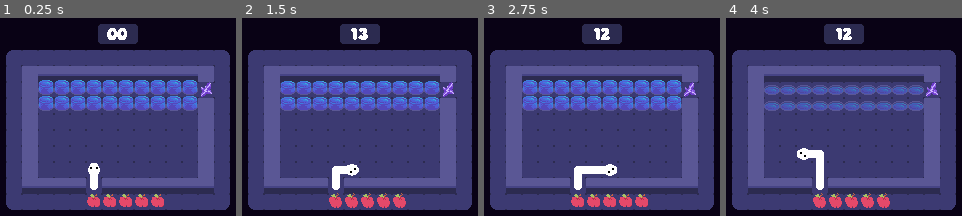
Above: before the commit, frames 1-4 (left to right).
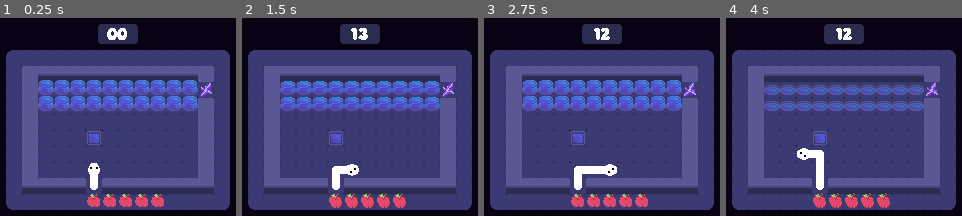
Above: after the commit, the same moments.

Repository: Evelyn-is-eepy/12dt-1---ouroborus
Game: Godot game, scene res://Scenes/Levels/level_4.tscn
The game is run twice, just before and just after one commit, with the same random seed, the same clock (stepped at 60 frames per second) and the same inputs. This scene is started directly instead of the project's main scene.
Inputs:
- Up to frame 1 (0.25 s): no input
- Up to frame 2 (1.5 s): tap Enter (ui_accept) at 0.5, 0.6, 0.77, 1.07, 1.35 s; hold D (move_right) 0.53-1.28 s; hold S (move_down) from 1.28 s (still down)
- Up to frame 3 (2.75 s): tap Enter (ui_accept) at 1.52, 1.82, 2.1 s; release S (move_down) at 2.03 s; hold D (move_right) from 2.03 s (still down)
- Up to frame 4 (4 s): tap R (restart) at 2.75 s; release D (move_right) at 2.78 s; hold W (move_up) 2.78-3.53 s; tap Enter (ui_accept) at 2.85, 3.02, 3.32, 3.6, 3.77 s; hold A (move_left) from 3.53 s (still down)

The runs differ from the first frame. In frame 1, 0.3% of the frame differs, in the area x 36-43%, y 57-65%; in frame 2, 0.3%, in the area x 36-50%, y 57-79%; in frame 3, 0.3%; in frame 4, 0.3%.

Commit message:
added buttons

Diff:
--- a/Scenes/Levels/level_4.tscn
+++ b/Scenes/Levels/level_4.tscn
@@ -7,6 +7,7 @@
 [ext_resource type="PackedScene" uid="uid://dl3kyh6bihalf" path="res://Scenes/crystal.tscn" id="5_slbhm"]
 [ext_resource type="PackedScene" uid="uid://dk1w3wbol1pyi" path="res://Scenes/button_wall.tscn" id="6_gsxik"]
 [ext_resource type="Environment" uid="uid://c8qpv2wh6f7ts" path="res://Assets/world_environment.tres" id="6_i5g5g"]
+[ext_resource type="PackedScene" uid="uid://mgmaiqnx8fky" path="res://Scenes/switch.tscn" id="7_3asqb"]
 [ext_resource type="TileSet" uid="uid://h8v5owr3q6dx" path="res://Assets/Tilesets/object_spawns.tres" id="7_3osng"]
 [ext_resource type="Texture2D" uid="uid://bpiri6nkn63on" path="res://Assets/Ouroboros level tileset.png" id="8_eb4ip"]
 [ext_resource type="PackedScene" uid="uid://btnrclj6kx4kb" path="res://Scenes/length_counter.tscn" id="9_keyqw"]
@@ -352,6 +353,7 @@
 apple_scene = ExtResource("4_3asqb")
 crystal_scene = ExtResource("5_slbhm")
 button_wall_scene = ExtResource("6_gsxik")
+switch_scene = ExtResource("7_3asqb")
 camera = NodePath("WorldEnvironment/Camera2D")
 length_ui = NodePath("WorldEnvironment/Camera2D/Control")
 
@@ -369,7 +371,7 @@
 metadata/_edit_use_anchors_ = true
 
 [node name="ObjectSpawnsLayer" type="TileMapLayer" parent="." unique_id=1626282959]
-tile_map_data = PackedByteArray("AAAMAAIAAAADAAEAAAAFAAcAAAA …(368 unchanged characters)… AAAIAAAAJAAIAAAAAAAIAAAAKAAIAAAAAAAIAAAA=")
+tile_map_data = PackedByteArray("AAAMAAIAAAADAAEAAAAFAAcAAAA …(368 unchanged characters)… AAAIAAAAJAAIAAAAAAAIAAAAKAAIAAAAAAAIAAAAFAAUAAAAAAAEAAAA=")
 tile_set = ExtResource("7_3osng")
 
 [node name="TerrainLayer" type="TileMapLayer" parent="." unique_id=887265732 groups=["terrain_and_hazards", "terrain_plus_hazards"]]
--- a/Scenes/Levels/level_base.tscn
+++ b/Scenes/Levels/level_base.tscn
@@ -9,6 +9,7 @@
 [ext_resource type="PackedScene" uid="uid://dl3kyh6bihalf" path="res://Scenes/crystal.tscn" id="5_614yd"]
 [ext_resource type="TileSet" uid="uid://h8v5owr3q6dx" path="res://Assets/Tilesets/object_spawns.tres" id="5_t8ai0"]
 [ext_resource type="PackedScene" uid="uid://dk1w3wbol1pyi" path="res://Scenes/button_wall.tscn" id="6_ouscj"]
+[ext_resource type="PackedScene" uid="uid://mgmaiqnx8fky" path="res://Scenes/switch.tscn" id="7_ls6f5"]
 [ext_resource type="PackedScene" uid="uid://btnrclj6kx4kb" path="res://Scenes/length_counter.tscn" id="9_4f6dp"]
 
 [sub_resource type="TileSetAtlasSource" id="TileSetAtlasSource_6phgx"]
@@ -352,6 +353,7 @@
 apple_scene = ExtResource("4_ej2hx")
 crystal_scene = ExtResource("5_614yd")
 button_wall_scene = ExtResource("6_ouscj")
+switch_scene = ExtResource("7_ls6f5")
 camera = NodePath("WorldEnvironment/Camera2D")
 length_ui = NodePath("WorldEnvironment/Camera2D/Control")
 
--- /dev/null
+++ b/Scenes/switch.tscn
@@ -0,0 +1,47 @@
+[gd_scene format=3 uid="uid://mgmaiqnx8fky"]
+
+[ext_resource type="Texture2D" uid="uid://dhaa08onppfkl" path="res://Assets/Button.png" id="1_hinho"]
+
+[sub_resource type="RectangleShape2D" id="RectangleShape2D_swbo4"]
+size = Vector2(8, 8)
+
+[sub_resource type="AtlasTexture" id="AtlasTexture_v71cw"]
+atlas = ExtResource("1_hinho")
+region = Rect2(0, 16, 16, 16)
+
+[sub_resource type="AtlasTexture" id="AtlasTexture_og4gy"]
+atlas = ExtResource("1_hinho")
+region = Rect2(0, 0, 16, 16)
+
+[sub_resource type="SpriteFrames" id="SpriteFrames_1xkr6"]
+animations = [{
+"frames": [{
+"duration": 1.0,
+"texture": SubResource("AtlasTexture_v71cw")
+}],
+"loop": false,
+"name": &"pressed",
+"speed": 5.0
+}, {
+"frames": [{
+"duration": 1.0,
+"texture": SubResource("AtlasTexture_og4gy")
+}],
+"loop": false,
+"name": &"unpressed",
+"speed": 5.0
+}]
+
+[node name="Node2D" type="Node2D" unique_id=907545039 groups=["button"]]
+
+[node name="Area2D" type="Area2D" parent="." unique_id=1961112429]
+collision_layer = 2
+collision_mask = 2
+
+[node name="CollisionShape2D" type="CollisionShape2D" parent="Area2D" unique_id=813503911]
+shape = SubResource("RectangleShape2D_swbo4")
+
+[node name="AnimatedSprite2D" type="AnimatedSprite2D" parent="." unique_id=1295410771]
+sprite_frames = SubResource("SpriteFrames_1xkr6")
+animation = &"unpressed"
+autoplay = "unpressed"
--- a/Scripts/global.gd
+++ b/Scripts/global.gd
@@ -11,6 +11,7 @@
 var transition_layer: CanvasLayer
 var transition_material: Material
 var transition_duration: float = 0.5
+var trans_type = Tween.TRANS_LINEAR
 
 # Called when the node enters the scene tree for the first time.
 func _ready() -> void:
@@ -39,14 +40,17 @@
 	levels_completed = levels_master
 	save_data()
 
+# Function to add screen transitions on changing scene.
 func transition_to_scene(scene_path):
-	print("transitioning to " + scene_path)
+	# Unhides the transition effect layer, tweens its material until the screen is obscured,
+	# Changes the scene, and then reverses the obscurement
+	print("transitioning to " + scene_path) # Debug
 	transition_layer.visible = true
 	var transition_tween = create_tween()
 	transition_material.set_shader_parameter("progress", 0.0)
-	transition_tween.tween_property(transition_material, "shader_parameter/progress", 1.0, transition_duration / 2).set_trans(Tween.TRANS_LINEAR)
+	transition_tween.tween_property(transition_material, "shader_parameter/progress", 1.0, transition_duration / 2).set_trans(trans_type)
 	transition_tween.tween_callback(get_tree().change_scene_to_file.bind(scene_path))
-	transition_tween.tween_callback(print.bind("changing scene"))
-	transition_tween.tween_property(transition_material, "shader_parameter/progress", 0.0, transition_duration / 2).set_trans(Tween.TRANS_LINEAR)
-	transition_tween.tween_callback(print.bind("transition finished"))
+	transition_tween.tween_callback(print.bind("changing scene")) # Debug
+	transition_tween.tween_property(transition_material, "shader_parameter/progress", 0.0, transition_duration / 2).set_trans(trans_type)
+	transition_tween.tween_callback(print.bind("transition finished")) # Debug
 	transition_tween.tween_callback(transition_layer.set.bind("visible", false))
--- a/Scripts/head.gd
+++ b/Scripts/head.gd
@@ -8,6 +8,7 @@
 
 signal ate_tail
 signal new_length
+signal switch_pressed
 
 @export var facing_ray: RayCast2D
 @export var movable_objects_ray: RayCast2D
@@ -42,6 +43,8 @@
 
 # Called when the node enters the scene tree for the first time.
 func _ready() -> void:
+	# Connect signals to the level manager
+
 	# Orient the head and face
 	current_head_direction = starting_direction
 	head_sprite.rotation = starting_direction.rotated(PI/2).angle()
@@ -190,6 +193,12 @@
 						body_line.add_point(reversed_point)
 				# Once done, remove the consumable
 				consumable.queue_free()
+			# Or is it a switch?
+			if area.get_parent().is_in_group("button"):
+				# Change the sprite and send a signal to switch all doors
+				var switch = area.get_parent()
+				switch.get_node("AnimatedSprite2D").animation = "pressed"
+				switch_pressed.emit()
 	new_length.emit((len(body_line.points) - 2), max_body_length)
 
 # Function to rebuild the line body's hitbox, removing the old hitbox
--- a/Scripts/level.gd
+++ b/Scripts/level.gd
@@ -13,6 +13,7 @@
 @export var apple_scene: PackedScene
 @export var crystal_scene: PackedScene
 @export var button_wall_scene: PackedScene
+@export var switch_scene: PackedScene
 @export var camera: Camera2D
 @export var ui_layer: CanvasLayer
 @export var length_ui: Control
@@ -43,6 +44,11 @@
 					player_to_add.position = spawn_layer.map_to_local(Vector2i(x,y))
 					add_child(player_to_add)
 					player_already_spawned = true
+				# Adds switches
+				if cell_data.get_custom_data_by_layer_id(2):
+					var switch = switch_scene.instantiate()
+					switch.position = spawn_layer.map_to_local(Vector2i(x,y))
+					add_child(switch)
 				# Adds the crown
 				elif cell_data.get_custom_data_by_layer_id(4):
 					var crown = crown_scene.instantiate()
@@ -69,6 +75,8 @@
 	# Gets the snake
 	player = get_tree().get_first_node_in_group("is_player_character")
 	print(str(player))
+	# Connects signals
+	player.connect("switch_pressed", switch_button_walls)
 	# Applies level settings to the snake
 	player.starting_direction = spawn_directions[spawn_direction_id]
 	player.max_body_length = spawn_max_length
@@ -98,13 +106,13 @@
 
 func player_wins() -> void:
 	# Called when the player eats their own tail
-	print('wohoo!')
+	print('wohoo!') # Debug
 	await get_tree().create_timer(3).timeout
 	Global.levels_completed[self.name] = true
 	Global.transition_to_scene(exit_scene)
 
 func switch_button_walls() -> void:
-	print("kachunk")
+	print("kachunk") # Debug
 	# Switch every wall
 	for wall in button_walls:
 		wall.activate_or_deactivate()
--- a/project.godot
+++ b/project.godot
@@ -16,7 +16,7 @@
 boot_splash/bg_color=Color(0.039215688, 0.007843138, 0.08235294, 1)
 boot_splash/stretch_mode=4
 boot_splash/use_filter=false
-config/icon="res://icon.svg"
+config/icon="uid://batccwkhhjbyl"
 
 [autoload]
 
Binary file added: Assets/Button.png
Not shown, added: Assets/Button.png.import
Binary file added: Assets/icon.png
Not shown, added: Assets/icon.png.import
Not shown, added: Assets/icon.png~
